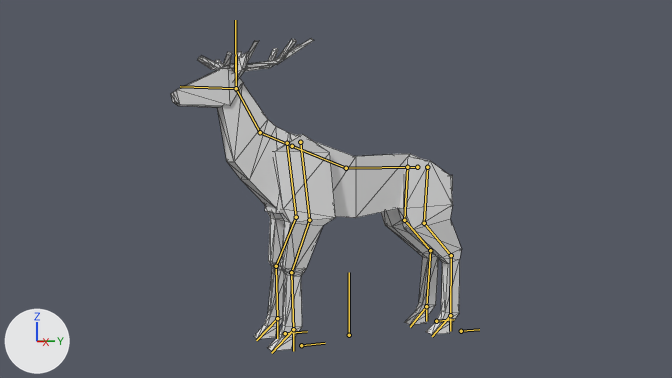
The Blender file deer/deer.blend, before and after one commit.
Before and after are seen from the file's camera 'Camera'. Arrows for +X, +Y and +Z are at lower left; the lights stay in place. The bones that bend it are drawn over the model as lines. Mesh edges are drawn as thin lines.

The first picture shows 'deer'.
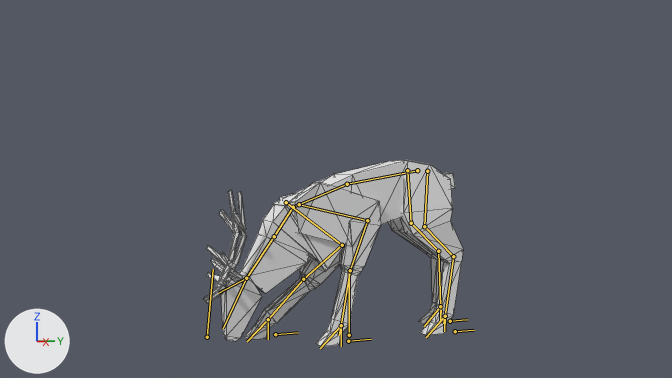
The newer file adds an action. The first version stands in its rest pose; the second is drawn at frame 645 of the action 'deerAnimations'.

Location of each change, [x1, y1, x2, y2] in pixels of the pictures (672 x 378 px):
```json
{"object": "deer", "change": "posed", "before": [171, 38, 461, 351], "after": [204, 160, 463, 346], "on screen": "11% narrower, 40% shorter"}
{"bone": "pelvis", "before": "(417, 167) to (346, 168)", "after": "(417, 170) to (347, 184)"}
{"bone": "thorax", "before": "(346, 168) to (292, 146)", "after": "(347, 184) to (293, 207)"}
{"bone": "rfctrl.l", "before": "(461, 331) to (479, 329)", "after": "(455, 331) to (474, 330)"}
{"bone": "rfctrl.r", "before": "(436, 321) to (454, 319)", "after": "(450, 321) to (467, 319)"}
{"bone": "flctrl.l", "before": "(301, 345) to (325, 343)", "after": "(348, 341) to (371, 339)"}
{"bone": "flctrl.r", "before": "(285, 333) to (307, 331)", "after": "(275, 334) to (298, 332)"}
{"bone": "headiktg", "before": "(236, 88) to (235, 20)", "after": "(207, 337) to (213, 269)"}
{"bone": "head", "before": "(236, 88) to (180, 86)", "after": "(246, 278) to (223, 328)"}
```

Edits to the scene script, one JSON object a line:
```json
{"block": "bone_pelvis", "where": "bone_pelvis = bpy.data.objects['Armature'].pose.bones['pelvis']  # child of 'root'"}
{"op": "set", "path": "bone_pelvis.location", "old": "(0.0, 0.0, 0.0)", "new": "(0.0, 0.0, 0.015)"}
{"op": "set", "path": "bone_pelvis.rotation_quaternion", "old": "(1.0, 0.0, 0.0, 0.0)", "new": "(0.997, 0.078, 0.0, 0.0)", "note": "degrees (0, 0, 0) -> degrees (9, 0, 0)"}
{"block": "bone_thorax", "where": "bone_thorax = bpy.data.objects['Armature'].pose.bones['thorax']  # child of 'pelvis'"}
{"op": "set", "path": "bone_thorax.rotation_quaternion", "old": "(1.0, 0.0, 0.0, 0.0)", "new": "(0.959, 0.285, 0.0, 0.0)", "note": "degrees (0, 0, 0) -> degrees (33, 0, 0)"}
{"block": "bone_rfctrl_l", "where": "bone_rfctrl_l = bpy.data.objects['Armature'].pose.bones['rfctrl.l']  # child of 'root'"}
{"op": "set", "path": "bone_rfctrl_l.location", "old": "(0.0, 0.0, 0.0)", "new": "(0.0, -0.027, 0.0)"}
{"block": "bone_rfctrl_r", "where": "bone_rfctrl_r = bpy.data.objects['Armature'].pose.bones['rfctrl.r']  # child of 'root'"}
{"op": "set", "path": "bone_rfctrl_r.location", "old": "(0.0, 0.0, 0.0)", "new": "(0.0, 0.068, -0.003)"}
{"block": "bone_flctrl_l", "where": "bone_flctrl_l = bpy.data.objects['Armature'].pose.bones['flctrl.l']  # child of 'root'"}
{"op": "set", "path": "bone_flctrl_l.location", "old": "(0.0, 0.0, 0.0)", "new": "(0.0, 0.191, 0.0)"}
{"block": "bone_flctrl_r", "where": "bone_flctrl_r = bpy.data.objects['Armature'].pose.bones['flctrl.r']  # child of 'root'"}
{"op": "set", "path": "bone_flctrl_r.location", "old": "(0.0, 0.0, 0.0)", "new": "(0.0, -0.039, 0.0)"}
{"block": "bone_headiktg", "where": "bone_headiktg = bpy.data.objects['Armature'].pose.bones['headiktg']  # child of 'root'"}
{"op": "set", "path": "bone_headiktg.location", "old": "(0.0, 0.0, 0.0)", "new": "(0.0, -0.926, 0.113)"}
{"op": "set", "path": "bone_headiktg.rotation_quaternion", "old": "(1.0, 0.0, 0.0, 0.0)", "new": "(0.999, -0.046, 0.0, 0.0)", "note": "degrees (0, 0, 0) -> degrees (-5, 0, 0)"}
{"block": "bone_head", "where": "bone_head = bpy.data.objects['Armature'].pose.bones['head']  # child of 'root'"}
{"op": "set", "path": "bone_head.location", "old": "(0.0, 0.0, 0.0)", "new": "(0.0, -0.01, -0.007)"}
{"op": "set", "path": "bone_head.rotation_quaternion", "old": "(1.0, 0.0, 0.0, 0.0)", "new": "(0.849, -0.528, 0.0, 0.0)", "note": "degrees (0, 0, 0) -> degrees (-64, 0, 0)"}
```
